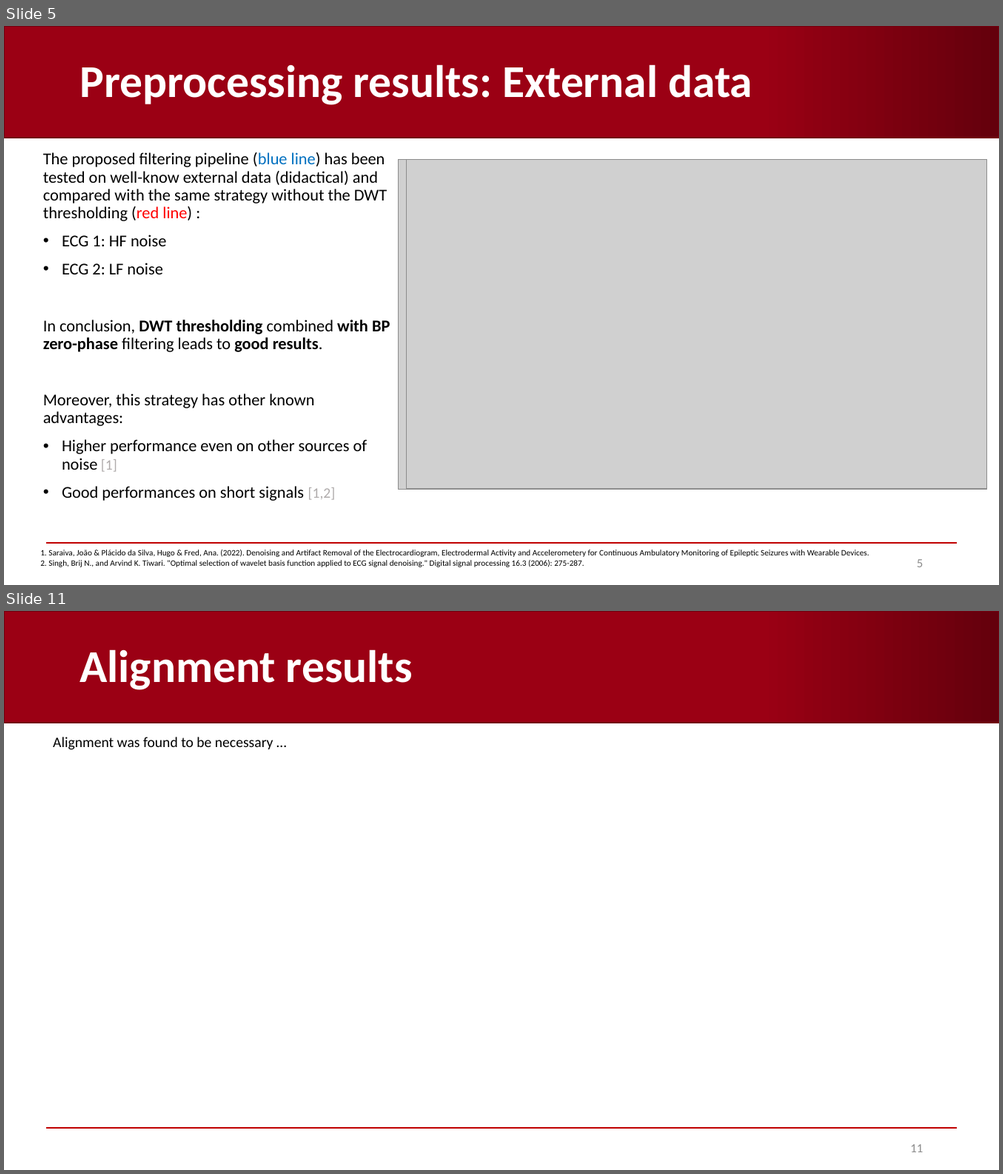
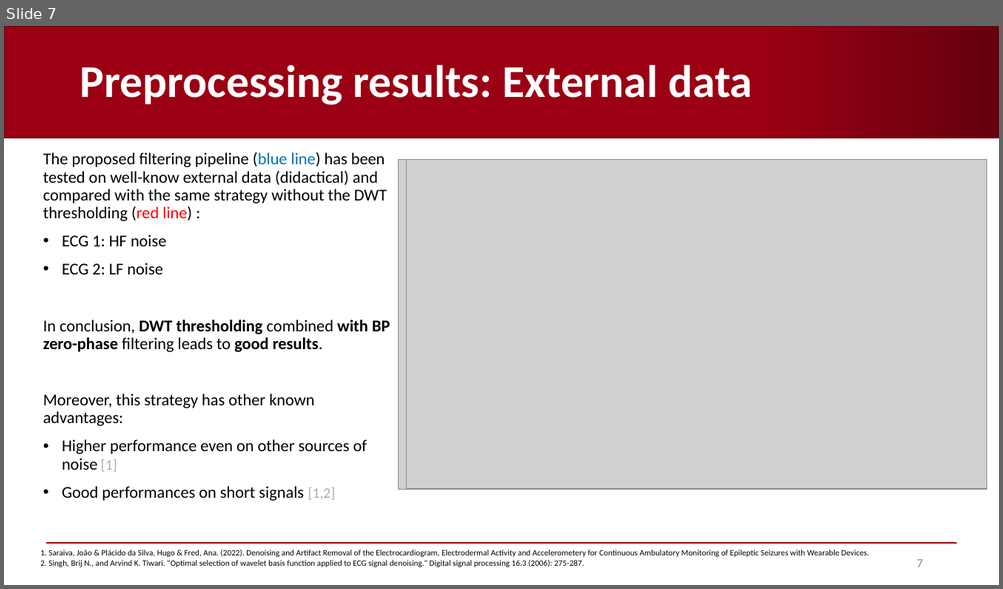
Before and after one commit to AndreaCorrado00/Tesi_magistrale_Corrado_Andrea, a slide deck: Documentation/4. Recap filters-spectrum-alignment .pptx. Shown one above the other, each under a label of ours: slides 5 and 11 before the commit, slide 7 after it; the slides between them are not shown. The pictures are 1003x1174 and 1003x589 pixels, drawn with LibreOffice and Linux fonts; fonts in the diff are those of the drawing; grey boxes stand for pictures; background and template pictures are left out. Boxes give left, top, right and bottom in pixels: in the first picture for what was removed or moved away, otherwise in the second. Text is boxed around its words. In the diff, an @@ line names an element or a change of style, - is before the commit and + after.

```diff
--- a/Documentation/4. Recap filters-spectrum-alignment .pptx
+++ b/Documentation/4. Recap filters-spectrum-alignment .pptx
@@ slide 11 removed at [4, 611, 999, 1170], background #FFFFFF; not listed: 2 template elements that a slide beside it also shows @@
@@ title removed at [79, 649, 412, 690] @@
-Alignment results
@@ text removed at [53, 737, 273, 750] @@
-Alignment was found to be necessary …
@@ page number removed at [910, 1145, 922, 1153] @@
-11
@@ what was slide 5 is now slide 7 @@
@@ page number at [916, 560, 922, 568]: text changed @@
-5
+7
```
Also in this commit, not shown: 8 slides changed, 7 slides added, 2 other slides removed.
